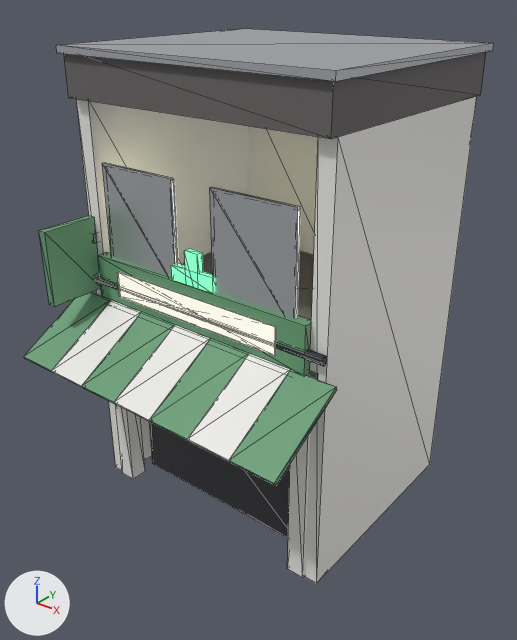
An edit to the glTF model prop_shop_yakkyoku.glb, drawn before and after from the same camera.
Both versions are drawn from a camera (50 mm lens) standing at (4.94, -9.31, 6.23) and looking at (0.14, -3.3, 2.5). Every picture has the same lights, and +X, +Y and +Z are marked at lower left. The first picture is the older version. Mesh edges are drawn as thin lines. Vertices at exactly the same position are counted once.

In view in the first picture: 'shop_yakkyoku'.
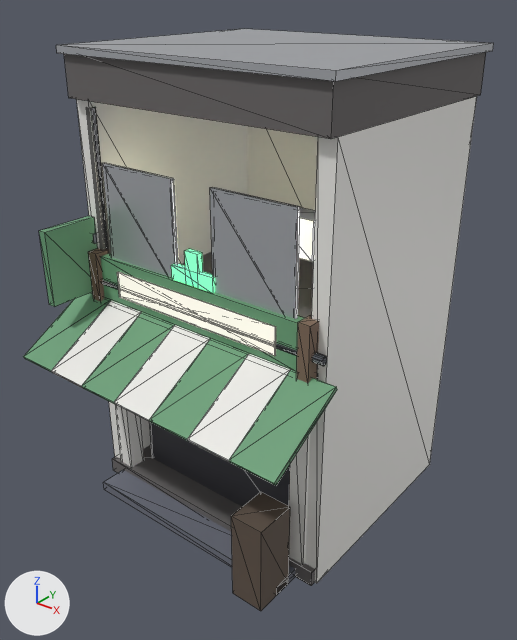
Scene script edits in JSON lines:
```json
{"op": "add", "block": "mat_wood2", "code": ["mat_wood2 = principled_material('wood2')", "mat_wood2.base_color = (0.2, 0.13, 0.09)  # brown #7c6555", "mat_wood2.roughness = 0.75"]}
{"op": "add", "block": "mat_tile", "code": ["mat_tile = principled_material('tile')", "mat_tile.base_color = (0.15, 0.16, 0.2)  # grey #6c6f7c", "mat_tile.roughness = 0.7"]}
{"op": "add", "block": "mat_wood", "code": ["mat_wood = principled_material('wood')", "mat_wood.base_color = (0.11, 0.08, 0.06)  # brown #5d5045", "mat_wood.roughness = 0.7"]}
{"block": "me_立方体_128", "where": "# used by ob_shop_yakkyoku; location = (0.0, 0.0, 0.0)"}
{"op": "remove", "block": "me_立方体_128", "code": "me_立方体_128.from_pydata(...)  # 264 vertices, 444 faces; spans x -1.87..1.87, y -5.24..-1.25, z 0.0..5.54"}
{"op": "add", "block": "me_立方体_128", "code": "me_立方体_128.from_pydata(...)  # 352 vertices, 588 faces; spans x -1.87..1.87, y -5.24..-1.25, z 0.0..5.54"}
{"block": "me_立方体_128", "change": "me_立方体_128 part 1: a new loose piece, a box spanning x -1.67..1.67, y -4.27..-1.33, z 0.0..0.2, in mat_walld (dark grey #696565)"}
{"block": "me_立方体_128", "change": "me_立方体_128 part 2: a new loose piece, a 16-sided cylinder along z spanning x -1.59..-1.49, y -4.19..-4.09, z 0.1..4.9, in mat_metal (grey #65696f)"}
{"block": "me_立方体_128", "change": "me_立方体_128 part 3: a new loose piece, a box spanning x -1.45..1.45, y -4.62..-4.18, z 0.0..0.12, in mat_tile (grey #6c6f7c)"}
{"block": "me_立方体_128", "change": "me_立方体_128 part 4: a new loose piece, a box spanning x 0.85..1.35, y -4.0..-3.72, z 3.75..4.15, in mat_silver (light grey #cbced4)"}
{"block": "me_立方体_128", "change": "me_立方体_128 part 5: a new loose piece, a box spanning x 1.45..1.59, y -4.35..-4.15, z 2.63..3.27, in mat_wood2 (brown #7c6555)"}
{"block": "me_立方体_128", "change": "me_立方体_128 part 6: a new loose piece, a box spanning x -1.59..-1.45, y -4.35..-4.15, z 2.63..3.27, in mat_wood2 (brown #7c6555)"}
{"block": "me_立方体_128", "change": "me_立方体_128 part 7: a new loose piece, a box spanning x 1.05..1.45, y -4.9..-4.4, z 0.0..1.1, in mat_wood (brown #5d5045)"}
{"block": "me_立方体_128", "change": "other edits to the shape of me_立方体_128 do not show in these pictures"}
{"op": "add", "block": "me_立方体_128", "code": "me_立方体_128.materials.append(mat_tile)  # grey #6c6f7c"}
{"op": "add", "block": "me_立方体_128", "code": "me_立方体_128.materials.append(mat_wood2)  # brown #7c6555"}
{"op": "add", "block": "me_立方体_128", "code": "me_立方体_128.materials.append(mat_wood)  # brown #5d5045"}
```

Location of each change, (x1, y1, x2, y2) in pixels of the pictures (517 x 640 px):
```json
{"object": "shop_yakkyoku", "change": "reshaped", "before": [23, 29, 494, 583], "after": [23, 29, 494, 611]}
{"part": 1, "of": "me_立方体_128", "change": "added", "after": [112, 444, 315, 586]}
{"part": 2, "of": "me_立方体_128", "change": "added", "after": [91, 107, 109, 249]}
{"part": 3, "of": "me_立方体_128", "change": "added", "after": [103, 470, 295, 592]}
{"part": 4, "of": "me_立方体_128", "change": "added", "after": [299, 207, 315, 262]}
{"part": 5, "of": "me_立方体_128", "change": "added", "after": [296, 315, 319, 383], "on screen": "brown"}
{"part": 6, "of": "me_立方体_128", "change": "added", "after": [88, 248, 110, 302], "on screen": "brown"}
{"part": 7, "of": "me_立方体_128", "change": "added", "after": [231, 492, 290, 611], "on screen": "brown"}
```
